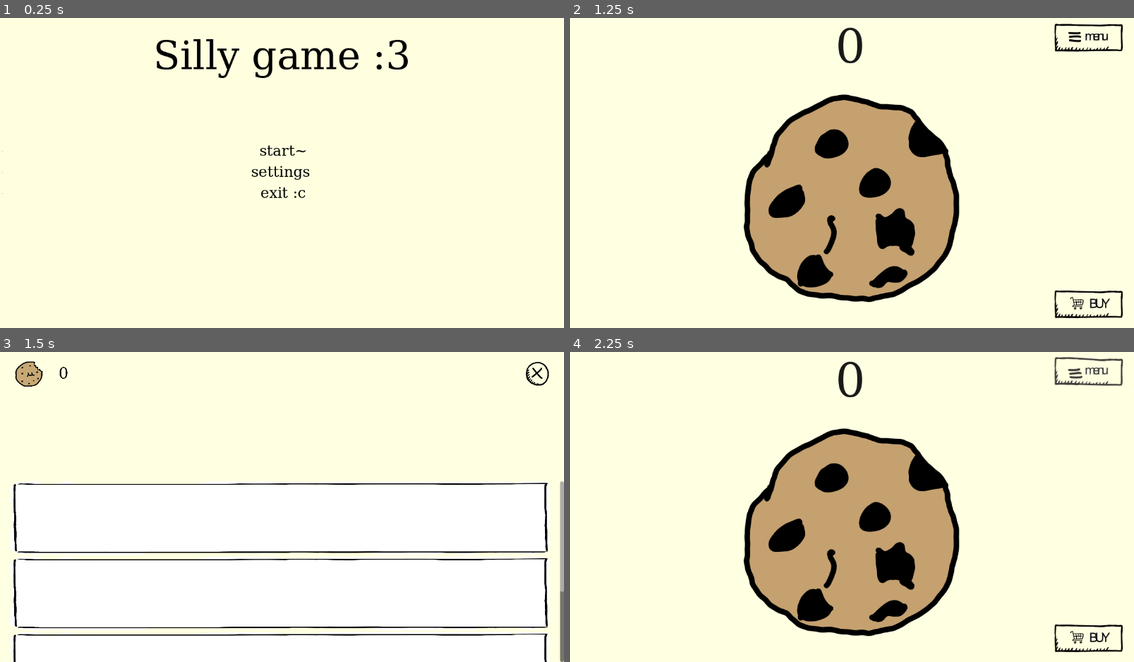
Above: before the commit, frames 1-4 (two rows, left to right).
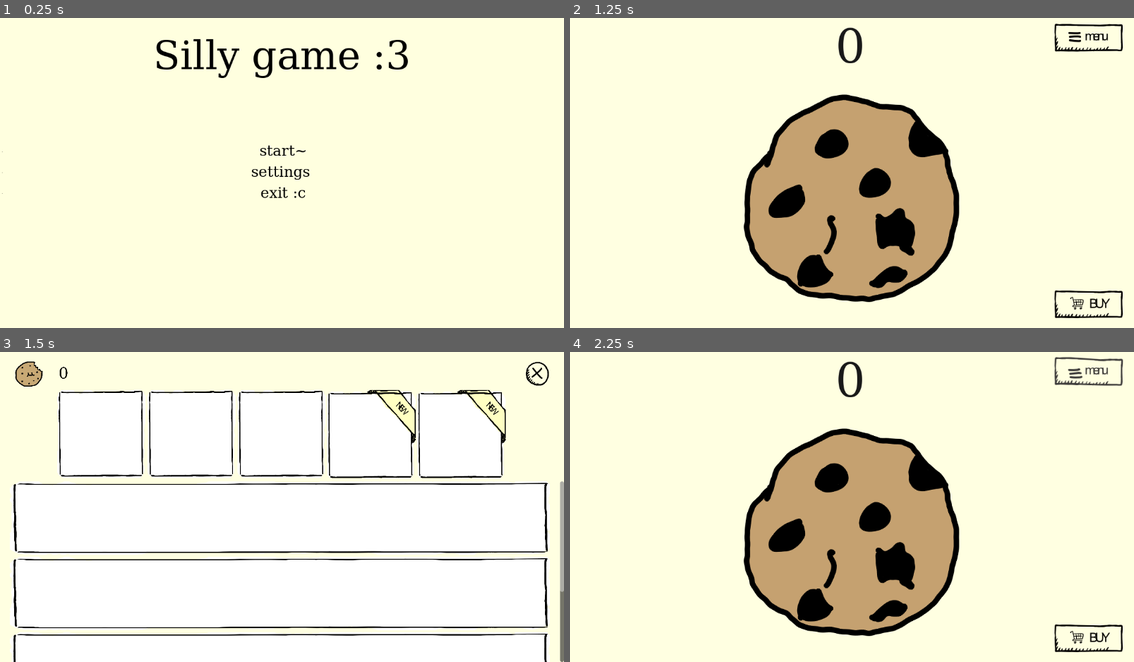
Above: after the commit, the same moments.

Repository: FoxyIsCoding/shorkyy
Game: Godot game, scene res://scenes/menu.tscn
The game is run twice, just before and just after one commit, with the same random seed, the same clock (stepped at 60 frames per second) and the same inputs.
Inputs (mouse positions are in pixels of both pictures, inside the frame that each line leads up to):
- Up to frame 1 (0.25 s): no input
- Up to frame 2 (1.25 s): click "start~" at 0.5 s
- Up to frame 3 (1.5 s): click (518, 637) at 1.25 s
- Up to frame 4 (2.25 s): click (1105, 373) at 2 s

Frames 1-2 are identical in both runs. In frame 3, 21% of the frame differs, in the area x 10-90%, y 12-41%; in frame 4, nothing differs.
Error in both runs: Invalid assignment of property or key 'text' with value of type 'int' on a base object of type 'Label'. (res://scripts/cookieController.gd:26)

Commit message:
added top bar items to shop for better acess

Diff:
--- a/scenes/shop.tscn
+++ b/scenes/shop.tscn
@@ -6,9 +6,17 @@
 [ext_resource type="Texture2D" uid="uid://dyx2q4yen2jwh" path="res://assets/my majestic art made in MS paint lol/buttons ig/the majestic exit-close button/close_hover.png" id="3_2fc2m"]
 [ext_resource type="Texture2D" uid="uid://d1l5735yoyr52" path="res://assets/my majestic art made in MS paint lol/ui art/sillest cookie.png" id="5_2fc2m"]
 [ext_resource type="Texture2D" uid="uid://7w17uuum0dsg" path="res://assets/my majestic art made in MS paint lol/ui art/box.png" id="6_8r1wq"]
+[ext_resource type="Texture2D" uid="uid://dbwe23oknjkvd" path="res://assets/my majestic art made in MS paint lol/ui art/box_recommended.png" id="6_ajxib"]
+[ext_resource type="Texture2D" uid="uid://cvs8gppnfrfps" path="res://assets/my majestic art made in MS paint lol/ui art/box_recommended_new.png" id="7_y6sft"]
 
 [sub_resource type="SystemFont" id="SystemFont_2fc2m"]
 font_names = PackedStringArray("Cursive")
+
+[sub_resource type="StyleBoxTexture" id="StyleBoxTexture_y6sft"]
+texture = ExtResource("6_ajxib")
+
+[sub_resource type="StyleBoxTexture" id="StyleBoxTexture_m4ofw"]
+texture = ExtResource("7_y6sft")
 
 [sub_resource type="StyleBoxTexture" id="StyleBoxTexture_ajxib"]
 texture = ExtResource("6_8r1wq")
@@ -69,6 +77,38 @@
 theme_override_font_sizes/font_size = 165
 text = "69 Cookies"
 
+[node name="HBoxContainer2" type="HBoxContainer" parent="."]
+layout_mode = 0
+offset_top = 92.0
+offset_right = 1150.0
+offset_bottom = 271.0
+alignment = 1
+
+[node name="pointer" type="Panel" parent="HBoxContainer2"]
+custom_minimum_size = Vector2(180, 180)
+layout_mode = 2
+theme_override_styles/panel = SubResource("StyleBoxTexture_y6sft")
+
+[node name="Panel2" type="Panel" parent="HBoxContainer2"]
+custom_minimum_size = Vector2(180, 180)
+layout_mode = 2
+theme_override_styles/panel = SubResource("StyleBoxTexture_y6sft")
+
+[node name="Panel3" type="Panel" parent="HBoxContainer2"]
+custom_minimum_size = Vector2(180, 180)
+layout_mode = 2
+theme_override_styles/panel = SubResource("StyleBoxTexture_y6sft")
+
+[node name="Panel" type="Panel" parent="HBoxContainer2"]
+custom_minimum_size = Vector2(180, 180)
+layout_mode = 2
+theme_override_styles/panel = SubResource("StyleBoxTexture_m4ofw")
+
+[node name="Panel4" type="Panel" parent="HBoxContainer2"]
+custom_minimum_size = Vector2(180, 180)
+layout_mode = 2
+theme_override_styles/panel = SubResource("StyleBoxTexture_m4ofw")
+
 [node name="extra" type="ScrollContainer" parent="."]
 layout_mode = 1
 anchors_preset = 15
@@ -85,22 +125,22 @@
 alignment = 1
 last_wrap_alignment = 2
 
-[node name="item_pointer" type="Panel" parent="extra/horizontal_container"]
+[node name="dvd" type="Panel" parent="extra/horizontal_container"]
 custom_minimum_size = Vector2(1103.155, 150)
 layout_mode = 2
 theme_override_styles/panel = SubResource("StyleBoxTexture_ajxib")
 
-[node name="item_pointer2" type="Panel" parent="extra/horizontal_container"]
+[node name="subway_surfers" type="Panel" parent="extra/horizontal_container"]
 custom_minimum_size = Vector2(1103.155, 150)
 layout_mode = 2
 theme_override_styles/panel = SubResource("StyleBoxTexture_ajxib")
 
-[node name="item_pointer3" type="Panel" parent="extra/horizontal_container"]
+[node name="slime" type="Panel" parent="extra/horizontal_container"]
 custom_minimum_size = Vector2(1103.155, 150)
 layout_mode = 2
 theme_override_styles/panel = SubResource("StyleBoxTexture_ajxib")
 
-[node name="item_pointer4" type="Panel" parent="extra/horizontal_container"]
+[node name="lofi" type="Panel" parent="extra/horizontal_container"]
 custom_minimum_size = Vector2(1103.155, 150)
 layout_mode = 2
 theme_override_styles/panel = SubResource("StyleBoxTexture_ajxib")
Binary file added: assets/my majestic art made in MS paint lol/ui art/box_recommended.png
Not shown, added: assets/my majestic art made in MS paint lol/ui art/box_recommended.png.import
Binary file added: assets/my majestic art made in MS paint lol/ui art/box_recommended_new.png
Not shown, added: assets/my majestic art made in MS paint lol/ui art/box_recommended_new.png.import
Not shown: 1 places in scenes/shop.tscn that only renumber resources
Not shown, changed: assets/my majestic art made in MS paint lol/buttons ig/the hamburger kinda looking menu button/menu.afphoto~lock~
Not shown, changed: assets/my majestic art made in MS paint lol/buttons ig/the hamburger kinda looking menu button/menu_hover.afphoto~lock~
Not shown, changed: assets/my majestic art made in MS paint lol/buttons ig/the hamburger kinda looking menu button/menu_presssed.afphoto~lock~
Not shown, changed: assets/my majestic art made in MS paint lol/buttons ig/the majestic exit-close button/close.afphoto~lock~
Not shown, changed: assets/my majestic art made in MS paint lol/buttons ig/the majestic exit-close button/close_hover.afphoto~lock~
Not shown, changed: assets/my majestic art made in MS paint lol/buttons ig/the majestic exit-close button/close_pressed.afphoto~lock~
Not shown, changed: assets/my majestic art made in MS paint lol/cookiee.afphoto~lock~
(and 7 more such lines)
